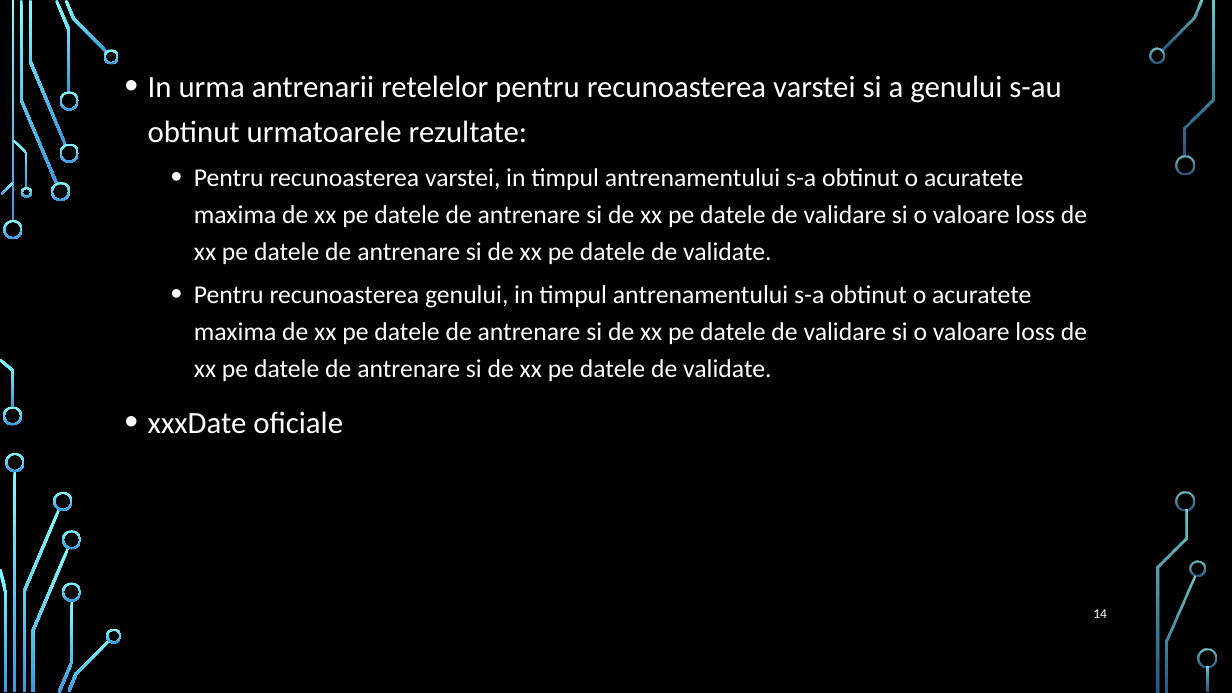
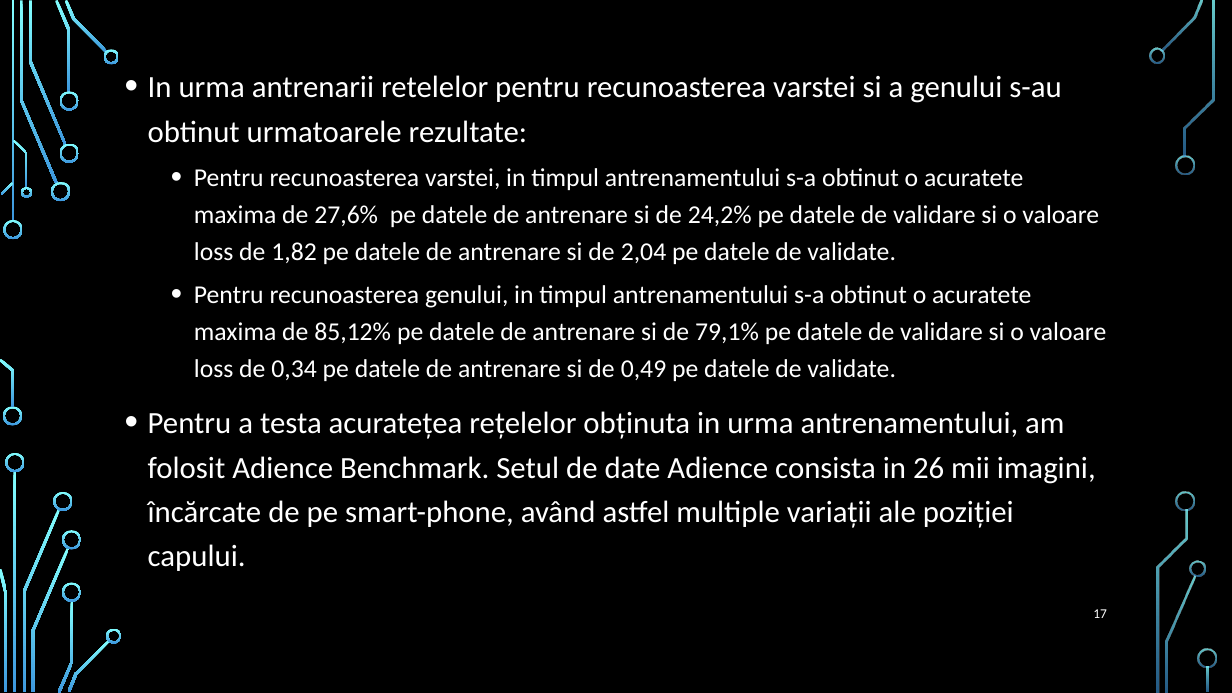
Before and after one commit to cristi-dorneanu/Agen, a slide deck: slide 17 of Licenta2018DorneanuCristian/AGEN.pptx (slide 14 before the commit). Drawn at 1232x693 pixels with LibreOffice and Linux fonts; fonts in the diff are those of the drawing; background and template pictures are left out. Boxes give left, top, right and bottom in pixels: in the first picture for what was removed or moved away, otherwise in the second. Text is boxed around its words. In the diff, an @@ line names an element or a change of style, - is before the commit and + after.

```diff
--- a/Licenta2018DorneanuCristian/AGEN.pptx
+++ b/Licenta2018DorneanuCristian/AGEN.pptx
@@ text at [148,168,1107,571]: text changed @@
-  • Pentru recunoasterea varstei, in timpul antrenamentului s-a obtinut o acuratete maxima de xx pe datele de antrenare si de xx pe datele de validare si o valoare loss de xx pe datele de antrenare si de xx pe datele de validate.
-  • Pentru recunoasterea genului, in timpul antrenamentului s-a obtinut o acuratete maxima de xx pe datele de antrenare si de xx pe datele de validare si o valoare loss de xx pe datele de antrenare si de xx pe datele de validate.
-• xxxDate oficiale
+  • Pentru recunoasterea varstei, in timpul antrenamentului s-a obtinut o acuratete maxima de 27,6% pe datele de antrenare si de 24,2% pe datele de validare si o valoare loss de 1,82 pe datele de antrenare si de 2,04 pe datele de validate.
+  • Pentru recunoasterea genului, in timpul antrenamentului s-a obtinut o acuratete maxima de 85,12% pe datele de antrenare si de 79,1% pe datele de validare si o valoare loss de 0,34 pe datele de antrenare si de 0,49 pe datele de validate.
+• Pentru a testa acuratețea rețelelor obținuta in urma antrenamentului, am folosit Adience Benchmark. Setul de date Adience consista in 26 mii imagini, încărcate de pe smart-phone, având astfel multiple variații ale poziției capului.
@@ page number at [1093,609,1107,618]: text changed @@
-14
+17
```
Also in this commit, not shown: 3 other slides changed, 11 slides added, 7 slides removed, 2 other files.
